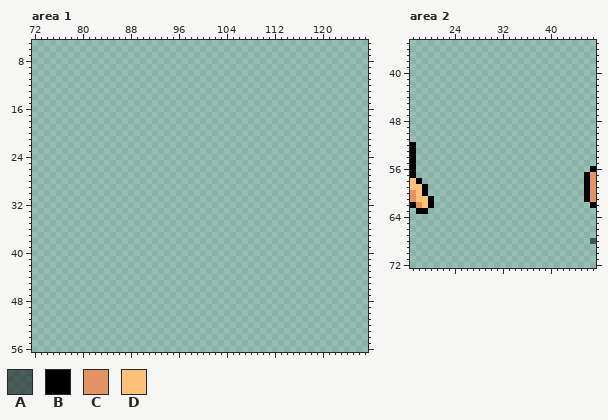
Two states of a pixel-art file, .Aseprite Files/Character Sprites/Villager + Knight Sketch.aseprite. Above: the version before the commit.
128x128 pixels, 1 frame. Colours within 5 levels of each other are drawn and written as one. Shown: area 1: x 72..127, y 5..56; area 2: x 17..47, y 35..72. The old version is drawn lined up with the new one.
Visible layers, top first: "Villager", "Dwarf".
Palette (. is transparent): A #00000082  B #000000  C #e59363  D #ffc078
Pixels before, area 1 (only the part around the change), first column x 72:
 5 ........................................................
 6 ........................................................
 7 ........................................................
 8 ........................................................
 9 ........................................................
10 ........................................................
11 ........................................................
12 ........................................................
13 ........................................................
14 ........................................................
15 ........................................................
16 ........................................................
17 ........................................................
18 ........................................................
19 ........................................................
20 ........................................................
21 ........................................................
22 ........................................................
23 ........................................................
24 ........................................................
25 ........................................................
26 ........................................................
27 ........................................................
28 ........................................................
29 ........................................................
30 ........................................................
31 ........................................................
32 ........................................................
33 ........................................................
34 ........................................................
35 ........................................................
36 ........................................................
37 ........................................................
38 ........................................................
39 ........................................................
40 ........................................................
41 ........................................................
42 ........................................................
43 ........................................................
44 ........................................................
45 ........................................................
46 ........................................................
47 ........................................................
48 ........................................................
49 ........................................................
50 ........................................................
51 ........................................................
52 ........................................................
53 ........................................................
54 ........................................................
55 ........................................................
56 ........................................................
Pixels before, area 2, first column x 17:
52 B..............................
53 B..............................
54 B..............................
55 B..............................
56 B.............................B
57 B............................BC
58 DB...........................BC
59 DDB..........................BC
60 CDB..........................BC
61 CDDB.........................BC
62 BCDB..........................B
63 .BB............................
64 ...............................
65 ...............................
66 ...............................
67 ...............................
68 ..............................A
And afterwards:
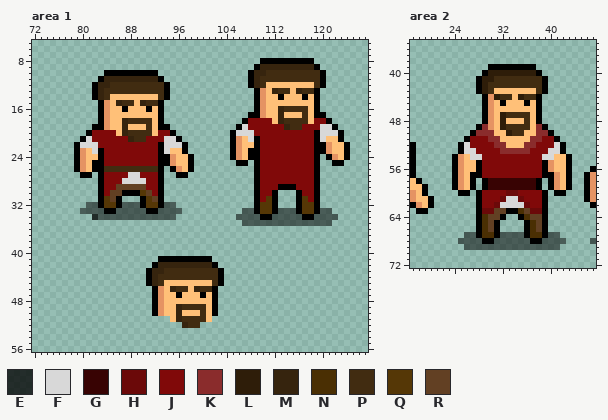
Colours new in this view: E #000000c2  F #d8d8d8  G #380303  H #6b0909  J #800909  K #8a2c2c  L #2e1d09  M #36240e  N #4a2f03  P #412c11  Q #553706  R #624023
Difference:
drawings rearranged on the sheet (the old picture shows each at its new place)
Area 1:
y 8: x 110..118 ......... -> BBBBBBBBB
y 9: x 109..119 ........... -> BMMMMMMMMMB
y 10: x 84..92 ......... -> BBBBBBBBB; x 108..120 ............. -> BMMPPPPPPPPPB
y 11: x 83..93 ........... -> BMMMMMMMMMB; x 108..120 ............. -> BMPPPPPPPPPPB
y 12: x 82..94 ............. -> BMMPPPPPPPPPB; x 108..120 ............. -> BMPDDDDDDDDPB
y 13: x 82..94 ............. -> BMPPPPPPPPPPB; x 109..119 ........... -> BCDMPPDMPPB
y 14: x 82..94 ............. -> BMPDDDDDDDDPB; x 109..119 ........... -> BCDDBDDDBDB
y 15: x 83..93 ........... -> BCDMPPDMPPB; x 109..119 ........... -> BCDDDDDDDDB
y 16: x 83..93 ........... -> BCDDBDDDBDB; x 109..119 ........... -> BCDDMPPPPDB
y 17: x 83..93 ........... -> BCDDDDDDDDB; x 108..120 ............. -> BBCDDMDDDPDBB
y 18: x 83..93 ........... -> BCDDMPPPPDB; x 107..121 ............... -> BJJJJDMPPPPDJJB
y 19: x 82..94 ............. -> BBCDDMDDDPDBB; x 106..122 ................. -> BFJJJJJJMPPJJJFFB
y 20: x 81..95 ............... -> BJJJJDMPPPPDJJB; x 105..123 ................... -> BFFFJJJJJJJJJJBFFFB
y 21: x 80..96 ................. -> BFJJJJJJMPPJJJFFB; x 105..123 ................... -> BCDFBJJJJJJJJJBFDDB
y 22: x 79..97 ................... -> BFFFJJJJJJJJJJBFFFB; x 105..124 .................... -> BCDDBJJJJJJJJJBBCDDB
y 23: x 79..97 ................... -> BCDFBJJJJJJJJJBFDDB; x 105..124 .................... -> BCDBBJJJJJJJJJBBCDDB
y 24: x 79..98 .................... -> BCDDBJJJJJJJJJBBCDDB; x 105..119 ............... -> BCDBBJJJJJJJJJB; x 121..124 .... -> BCDB
y 25: x 79..98 .................... -> BCDBBJJJJJJJJJBBCDDB; x 106..107 .. -> BB; x 109..119 ........... -> BJJJJJJJJJB; x 122..123 .. -> BB
y 26: x 79..93 ............... -> BCDBBPPPPPPPPPB; x 95..98 .... -> BCDB; x 109..119 ........... -> BJJJJJJJJJB
y 27: x 80..81 .. -> BB; x 83..93 ........... -> BJJJJFFJJJB; x 96..97 .. -> BB; x 109..119 ........... -> BJJJJJJJJJB
y 28: x 83..93 ........... -> BJJJFFFFJJB; x 109..119 ........... -> BJJJJJJJJJB
y 29: x 83..93 ........... -> BJJRRRRRJJB; x 109..119 ........... -> BJJJBBBJJJB
y 30: x 83..93 ........... -> BJRRBBBQRJB; x 109..112 .... -> BJJB; x 116..119 .... -> BJJB
y 31: x 83..86 .... -> BQRB; x 90..93 .... -> BQRB; x 109..112 .... -> BJQB; x 116..119 .... -> BQJB
y 32: x 81..95 ............... -> AABQQBAAABQQBAA; x 109..112 .... -> BQQB; x 116..119 .... -> BQQB
y 33: x 80..96 ................. -> AAAABBAAAAABBAAAA; x 107..121 ............... -> AABQQBAAABQQBAA
y 34: x 82..95 .............. -> EAAAAAAAAAAAAA; x 106..122 ................. -> AAAABBAAAAABBAAAA
y 35: x 107..121 ............... -> AAAAAAAAAAAAAAA
y 41: x 93..101 ......... -> BBBBBBBBB
y 42: x 92..102 ........... -> BMMMMMMMMMB
y 43: x 91..103 ............. -> BMMPPPPPPPPPB
y 44: x 91..103 ............. -> BMPPPPPPPPPPB
y 45: x 91..103 ............. -> BMPDDDDDDDDPB
y 46: x 92..102 ........... -> BCDMPPDMPPB
y 47: x 92..102 ........... -> BCDDBDDDBDB
y 48: x 92..102 ........... -> BCDDDDDDDDB
y 49: x 92..102 ........... -> BCDDMPPPPDB
y 50: x 92..102 ........... -> BCDDMDDDPDB
y 51: x 95..101 ....... -> DMPPPPD
y 52: x 97..99 ... -> MPP
Area 2:
y 39: x 30..37 ........ -> BBBBBBBB
y 40: x 29..38 .......... -> BLLLLLLLLB
y 41: x 28..39 ............ -> BLLPPPPPPPPB
y 42: x 28..39 ............ -> BLPPPPPPPPPB
y 43: x 28..39 ............ -> BLPDDDDDDDPB
y 44: x 29..38 .......... -> BCLPPDLPPB
y 45: x 29..38 .......... -> BCDBDDDBDB
y 46: x 29..38 .......... -> BCDDDDDDDB
y 47: x 29..38 .......... -> BCDLPPPPDB
y 48: x 29..38 .......... -> BCDLDDDPDB
y 49: x 28..39 ............ -> BKCDLPPPPDKB
y 50: x 27..40 .............. -> BKKKDDLPPDDKKB
y 51: x 26..41 ................ -> BJJJKKDDDDDKKJJB
y 52: x 25..42 .................. -> BFJJJJKKDDDKKJJJFB
y 53: x 25..42 .................. -> BFFJJJJKKKKKJJJFFB
y 54: x 24..43 .................... -> BCDFFJJJJJJJJJJFFDDB
y 55..56: x 24..43 .................... -> BCDDBJJJJJJJJJJBCDDB
y 57: x 24..43 .................... -> BCDBBJJJJJJJJJJBBCDB
y 58..59: x 24..27 .... -> BCDB; x 29..38 .......... -> BGGGGGGGGB; x 40..43 .... -> BCDB
y 60: x 25..26 .. -> BB; x 28..39 ............ -> BJJJJHHJJJJB; x 41..42 .. -> BB
y 61: x 28..39 ............ -> BJJJHFFHJJJB
y 62: x 28..39 ............ -> BJJHFFFFHJJB
y 63: x 28..39 ............ -> BHHRRBBNRHHB
y 64: x 28..32 ..... -> BNRRB; x 35..39 ..... -> BNRRB
y 65..66: x 28..31 .... -> BNRB; x 36..39 .... -> BNRB
y 67: x 26..41 ................ -> AABNNBAAAABNNBAA
y 68: x 25..42 .................. -> AAAABBAAAAAABBAAAA
y 69: x 26..41 ................ -> AAAAAAAAAAAAAAAA
Changed places in both pictures, as pixel boxes (x1, y1, x2, y2):
added: (230, 58, 350, 226)
added: (74, 70, 194, 220)
added: (146, 256, 224, 328)
added: (452, 64, 572, 250)
